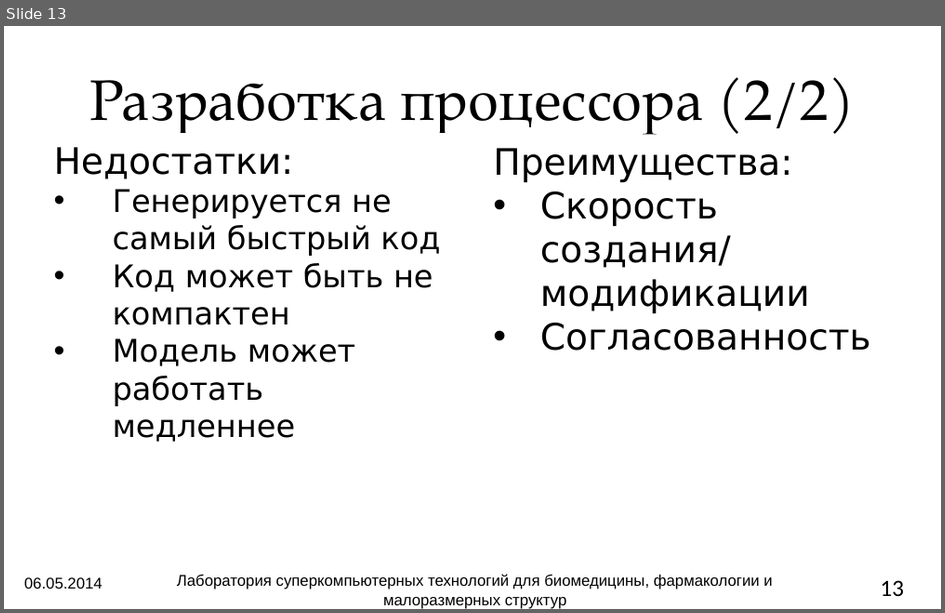
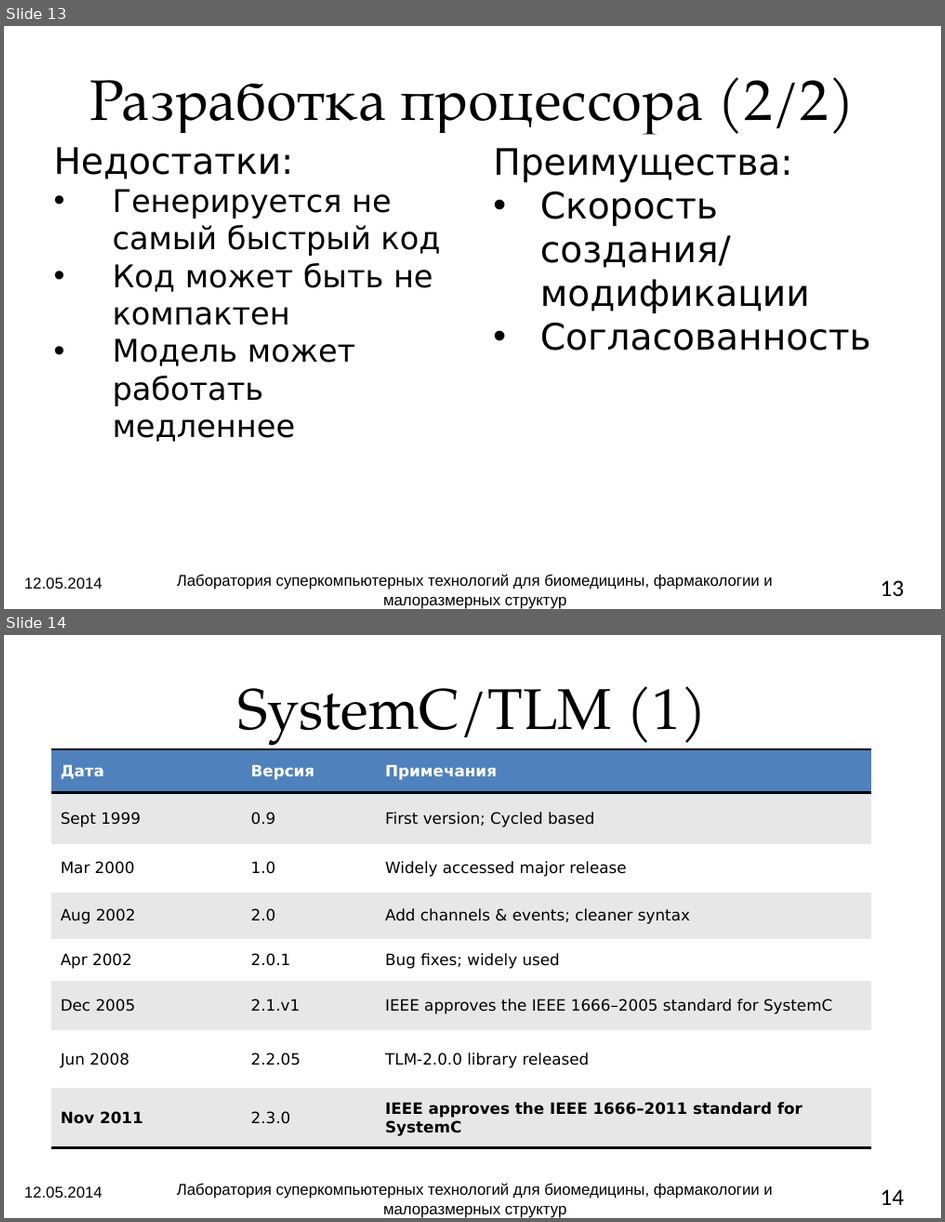
Before and after one commit to atakua/simlectures-archive, a slide deck: lecture12-languages/lecture12-languages.pptx. Shown one above the other, each under a label of ours: slide 13 before the commit, slides 13 and 14 after it. The pictures are 945x613 and 945x1222 pixels, drawn with LibreOffice and Linux fonts; fonts in the diff are those of the drawing; background and template pictures are left out. Boxes give left, top, right and bottom in pixels: in the first picture for what was removed or moved away, otherwise in the second. Text is boxed around its words. In the diff, an @@ line names an element or a change of style, - is before the commit and + after.

```diff
--- a/lecture12-languages/lecture12-languages.pptx
+++ b/lecture12-languages/lecture12-languages.pptx
@@ slide 14 added at [4, 635, 941, 1218], background picture (left out) @@
@@ title added at [237, 686, 708, 750], 44 pt, text #000000 @@
+SystemC/TLM (1)
@@ table added at [50, 749, 870, 1147], 8 rows, 3 columns @@
+Дата | Версия | Примечания
+Sept 1999 | 0.9 | First version; Cycled based
+Mar 2000 | 1.0 | Widely accessed major release
+Aug 2002 | 2.0 | Add channels & events; cleaner syntax
+Apr 2002 | 2.0.1 | Bug fixes; widely used
+Dec 2005 | 2.1.v1 | IEEE approves the IEEE 1666–2005 standard for SystemC
+Jun 2008 | 2.2.05 | TLM-2.0.0 library released
+Nov 2011 | 2.3.0 | IEEE approves the IEEE 1666–2011 standard for SystemC
@@ text added at [24, 1186, 103, 1198], 12 pt, text #000000 @@
+12.05.2014
@@ text added at [177, 1183, 772, 1218], 12 pt, text #000000 @@
+Лаборатория суперкомпьютерных технологий для биомедицины, фармакологии и малоразмерных структур
@@ page number added at [881, 1189, 905, 1205], 18 pt, text #000000 @@
+14
@@ slide 13 changed as well @@
@@ text at [24, 577, 103, 589]: text changed @@
-06.05.2014
+12.05.2014
```
Also in this commit, not shown: 17 other slides changed, 2 other slides added, 1 other file.
